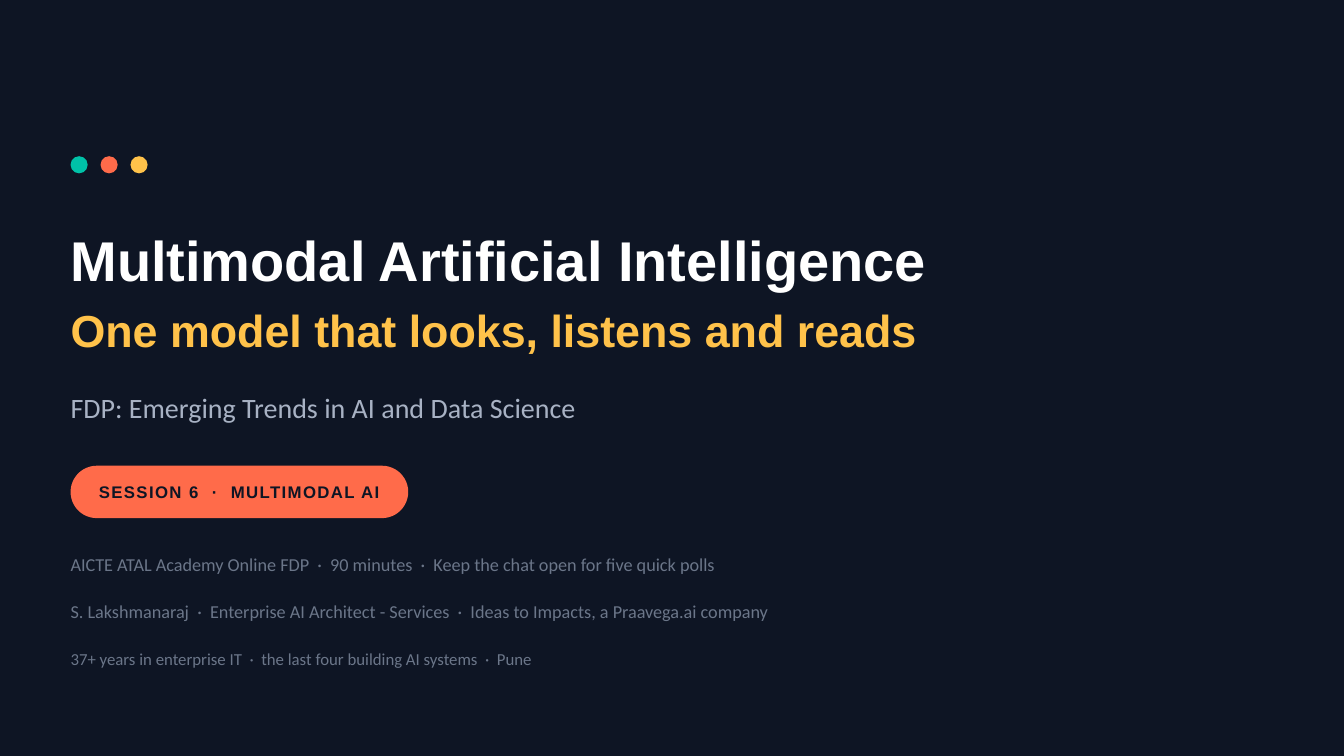
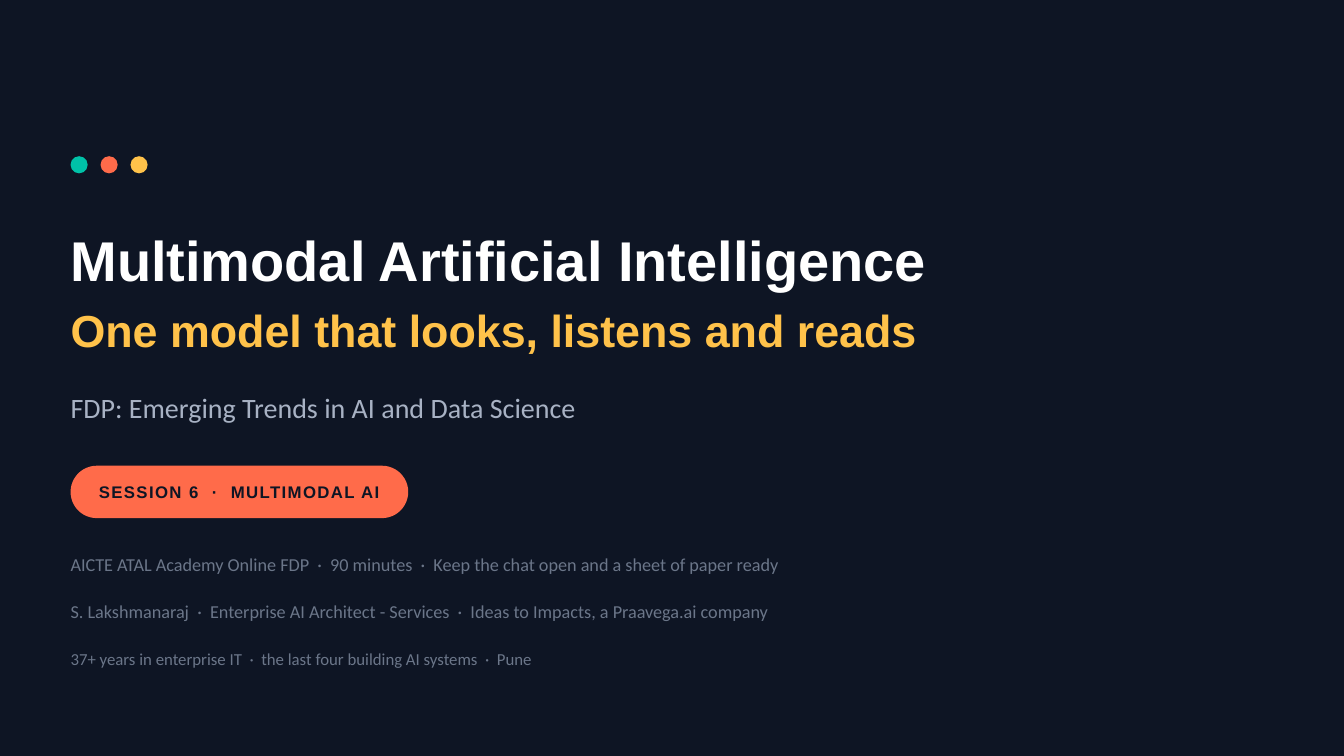
Before and after one commit to lksmangai/DeepLearning, a slide deck: slide 1 of Multimodal-AI-ATAL-FDP-Deck.pptx. Drawn at 1344x756 pixels with LibreOffice and Linux fonts; fonts in the diff are those of the drawing. Boxes give left, top, right and bottom in pixels: in the first picture for what was removed or moved away, otherwise in the second. Text is boxed around its words. In the diff, an @@ line names an element or a change of style, - is before the commit and + after.

```diff
--- a/Multimodal-AI-ATAL-FDP-Deck.pptx
+++ b/Multimodal-AI-ATAL-FDP-Deck.pptx
@@ text at <box>71,558,779,574</box>: text changed @@
-AICTE ATAL Academy Online FDP · 90 minutes · Keep the chat open for five quick polls
+AICTE ATAL Academy Online FDP · 90 minutes · Keep the chat open and a sheet of paper ready
```
Also in this commit, not shown: 18 other slides changed, 14 slides added.
